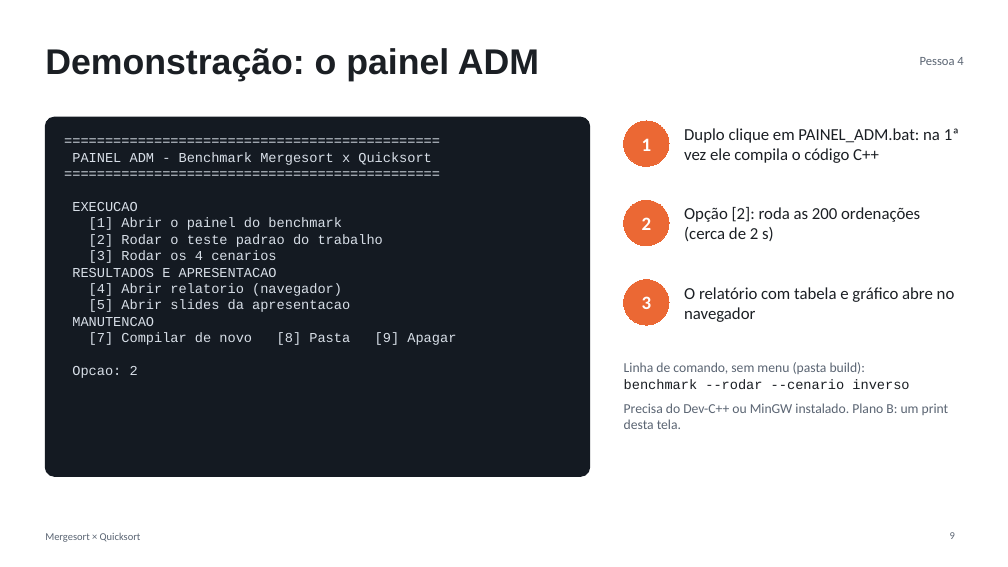
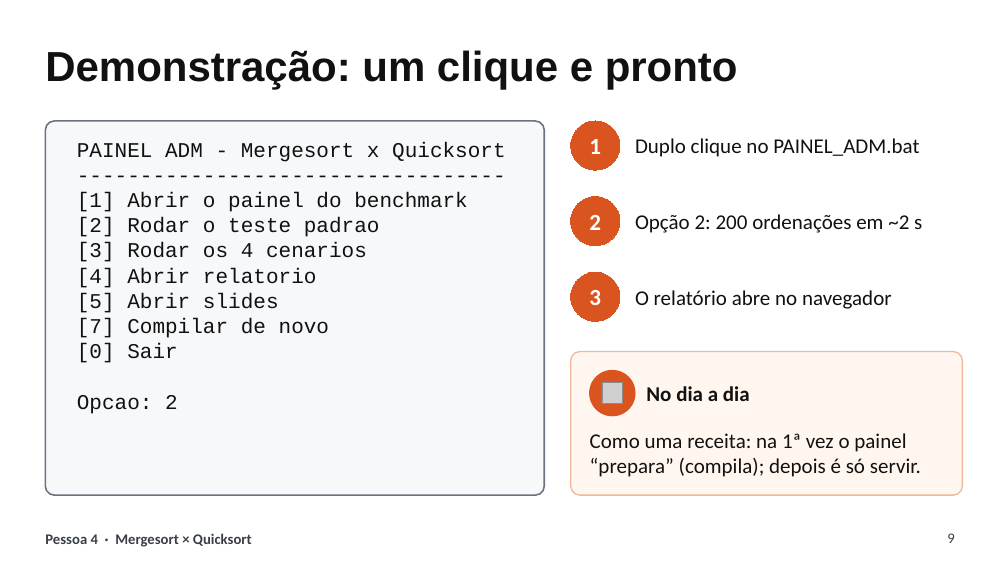
Before and after one commit to guint3r/Trabalho_Simulador_OS, a slide deck: slide 9 of trabalho_ordenacao/apresentacao/slides.pptx. Drawn at 1008x567 pixels with LibreOffice and Linux fonts; fonts in the diff are those of the drawing; grey boxes stand for pictures. Boxes give left, top, right and bottom in pixels: in the first picture for what was removed or moved away, otherwise in the second. Text is boxed around its words. In the diff, an @@ line names an element or a change of style, - is before the commit and + after.

```diff
--- a/trabalho_ordenacao/apresentacao/slides.pptx
+++ b/trabalho_ordenacao/apresentacao/slides.pptx
@@ title at [45, 50, 738, 89]: text changed; size 34 to 40 pt; text colour #1B1F24 to #111111 @@
-Demonstração: o painel ADM
+Demonstração: um clique e pronto
@@ rounded rectangle: place and size @@
-rounded rectangle at [45, 117, 590, 476]
+rounded rectangle at [45, 121, 544, 495]
@@ rounded rectangle at [45, 121, 544, 495]: fill #141A22 to #F7F8FA; outline #141A22 1 pt to #6B7380 1.5 pt; proportions changed @@
@@ text at [77, 142, 506, 162]: text changed; size 13 to 20 pt; text colour #D7DEE7 to #111111 @@
-==============================================
-PAINEL ADM - Benchmark Mergesort x Quicksort
-==============================================
-EXECUCAO
+PAINEL ADM - Mergesort x Quicksort
+----------------------------------
@@ ellipse "1": place and size @@
-ellipse "1" at [624, 121, 669, 166]
+ellipse "1" at [571, 121, 620, 170]
@@ text at [635, 138, 919, 157]: text changed; size 16 to 20 pt; text colour #1B1F24 to #111111 @@
-Duplo clique em PAINEL_ADM.bat: na 1ª vez ele compila o código C++
+Duplo clique no PAINEL_ADM.bat
@@ text at [77, 192, 468, 414]: size 13 to 20 pt, text colour #D7DEE7 to #111111 in "[1] Abrir o painel do benchmark", "[3] Rodar os 4 cenarios", "Opcao: 2" @@
@@ ellipse "2": place and size @@
-ellipse "2" at [624, 200, 669, 246]
+ellipse "2" at [571, 197, 620, 246]
@@ text at [77, 217, 380, 237]: text changed; size 13 to 20 pt; text colour #D7DEE7 to #111111 @@
-[2] Rodar o teste padrao do trabalho
+[2] Rodar o teste padrao
@@ text at [635, 214, 922, 233]: text changed; size 16 to 20 pt; text colour #1B1F24 to #111111 @@
-Opção [2]: roda as 200 ordenações (cerca de 2 s)
+Opção 2: 200 ordenações em ~2 s
@@ text at [77, 268, 329, 363]: text changed; size 13 to 20 pt; text colour #D7DEE7 to #111111 @@
-RESULTADOS E APRESENTACAO
-[4] Abrir relatorio (navegador)
-[5] Abrir slides da apresentacao
-MANUTENCAO
-[7] Compilar de novo [8] Pasta [9] Apagar
+[4] Abrir relatorio
+[5] Abrir slides
+[7] Compilar de novo
+[0] Sair
@@ size 18 to 22 pt; fill #EB6834 to #D9541E; outline #EB6834 0.75 pt to #D9541E 0.75 pt in 3 elements at [571, 121, 620, 170], [571, 197, 620, 246], [571, 272, 620, 321] @@
@@ ellipse "3": place and size @@
-ellipse "3" at [624, 280, 669, 325]
+ellipse "3" at [571, 272, 620, 321]
@@ text at [635, 290, 892, 309]: text changed; size 16 to 20 pt; text colour #1B1F24 to #111111 @@
-O relatório com tabela e gráfico abre no navegador
+O relatório abre no navegador
@@ rounded rectangle added at [571, 352, 963, 495], fill #FFF6EF, outline #F0B999 1.25 pt @@
@@ ellipse added at [590, 371, 635, 416], fill #D9541E, outline #D9541E 1 pt @@
@@ picture added at [602, 383, 623, 404] @@
@@ text removed at [624, 362, 949, 429] @@
-Linha de comando, sem menu (pasta build):
-benchmark --rodar --cenario inverso
-Precisa do Dev-C++ ou MinGW instalado. Plano B: um print desta tela.
@@ text added at [646, 386, 750, 401], 20 pt, text #111111, bold @@
+No dia a dia
@@ text added at [590, 433, 921, 477], 20 pt, text #111111 @@
+Como uma receita: na 1ª vez o painel “prepara” (compila); depois é só servir.
@@ text at [45, 533, 252, 547]: text changed; size 12 to 14 pt; text colour #5B6573 to #3A3F47; bold on @@
-Pessoa 4
+Pessoa 4 · Mergesort × Quicksort
@@ text removed at [45, 533, 141, 542] @@
-Mergesort × Quicksort
@@ page number at [947, 533, 954, 543]: size 10 to 14 pt, text colour #5B6573 to #3A3F47 @@
```
Also in this commit, not shown: 9 other slides changed, 4 slides added, 4 slides removed, 2 other files.
